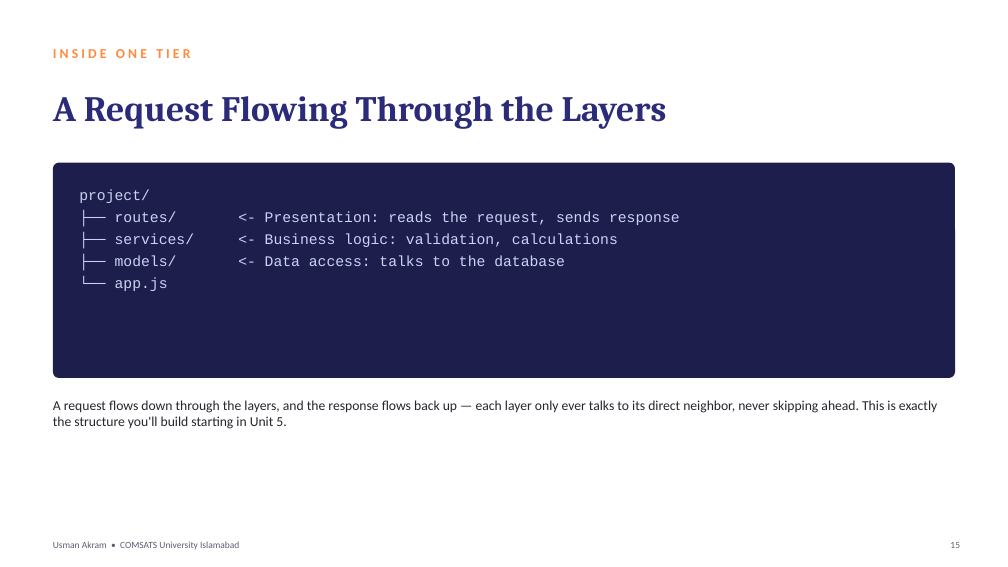
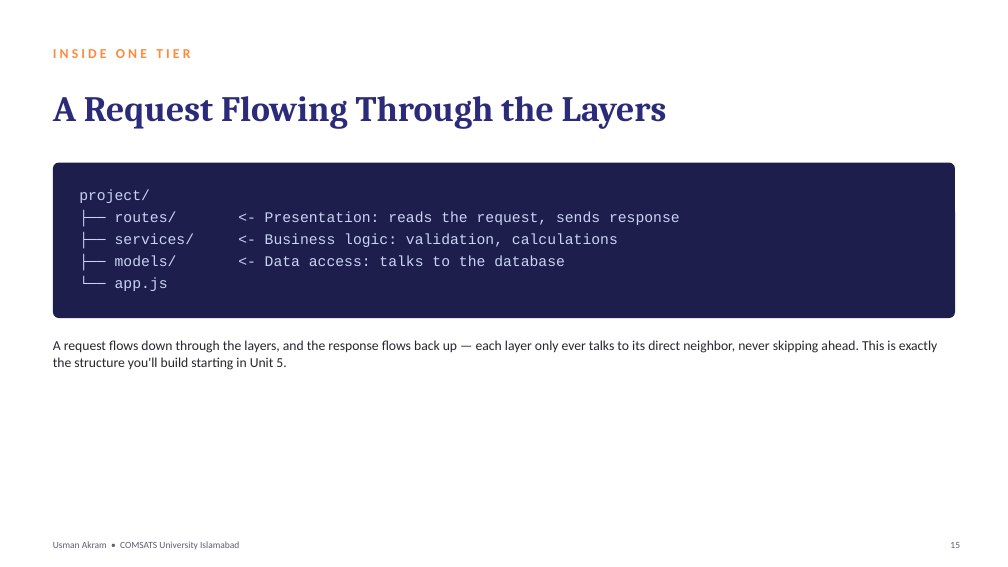
Before and after one commit to mua22/mern-web-book, a slide deck: slide 15 of slides/CSC336-Lecture-02-Tiered-Web-Architecture.pptx. Drawn at 1008x567 pixels with LibreOffice and Linux fonts; fonts in the diff are those of the drawing. Boxes give left, top, right and bottom in pixels: in the first picture for what was removed or moved away, otherwise in the second. Text is boxed around its words. In the diff, an @@ line names an element or a change of style, - is before the commit and + after.

```diff
--- a/slides/CSC336-Lecture-02-Tiered-Web-Architecture.pptx
+++ b/slides/CSC336-Lecture-02-Tiered-Web-Architecture.pptx
@@ rounded rectangle: place and size @@
-rounded rectangle at [53,163,955,378]
+rounded rectangle at [53,163,955,318]
@@ rounded rectangle at [53,163,955,318]: proportions changed @@
@@ text "project/" rewrapped from [79,189,680,266] to [79,189,680,291] @@
@@ text "A request flows down through ...": place and size @@
-text "A request flows down through ..." at [53,400,937,429]
+text "A request flows down through ..." at [53,340,937,370]
```
Also in this commit, not shown: 1 other slide changed, 7 other files.
